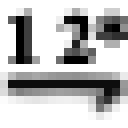
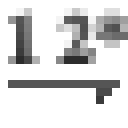
Revision of a layered 128×128 image; what changed, layer by layer:
painted on "1 2*" over [left=8, top=8, right=128, bottom=64]
painted on "Layer 1" over [left=0, top=72, right=128, bottom=120]
